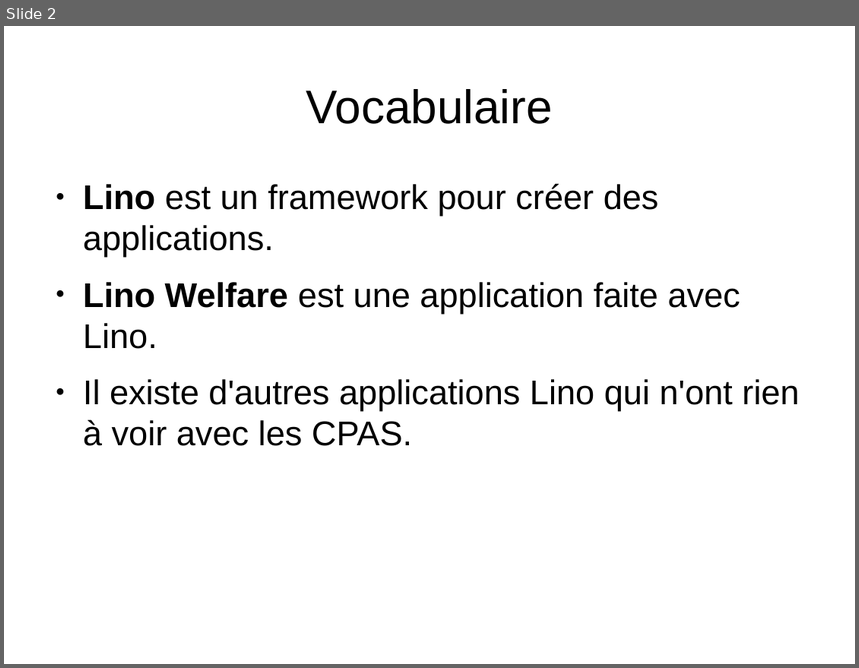
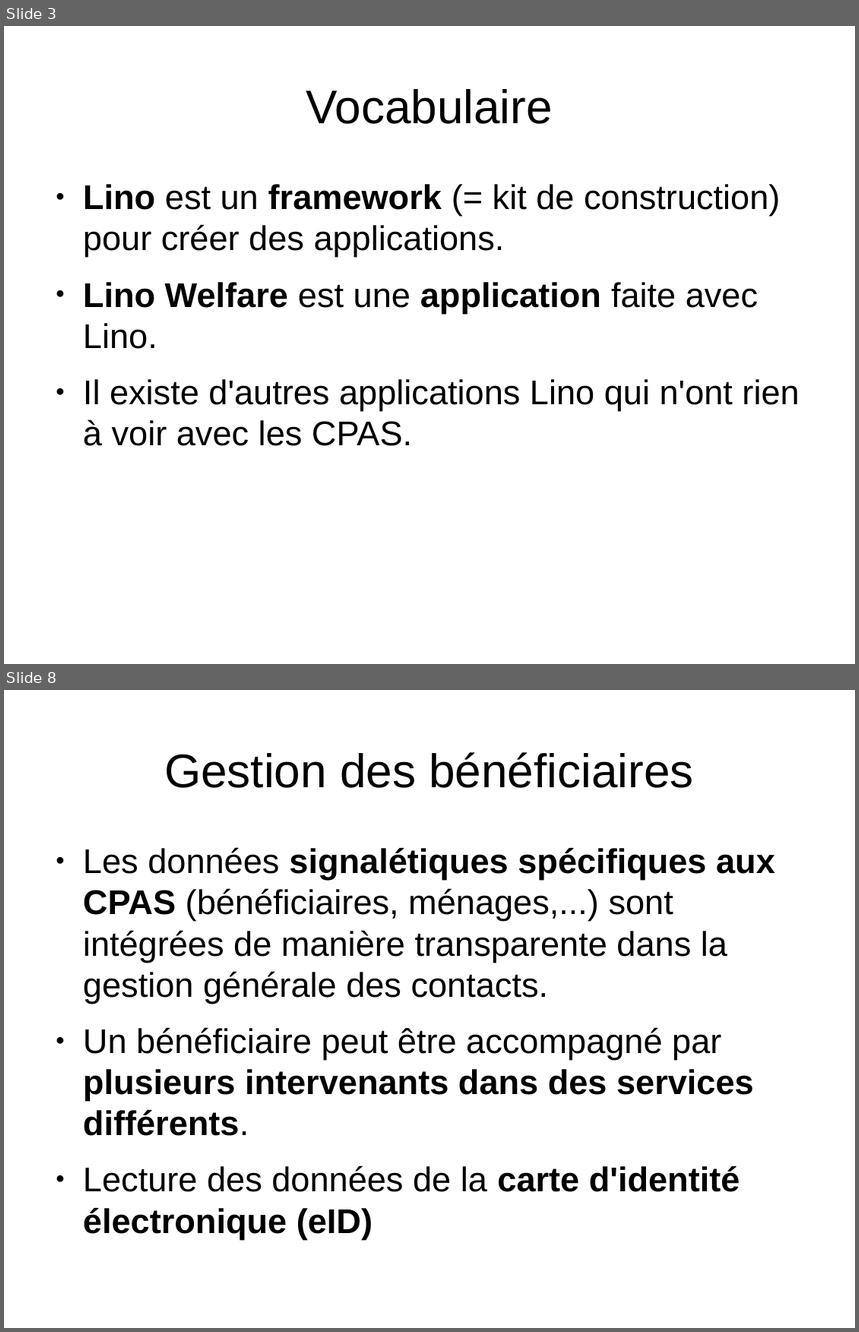
Before and after one commit to lino-framework/welfare, a slide deck: docs_fr/dl/tour_lino_welfare.odp. Shown one above the other, each under a label of ours: slide 2 before the commit, slides 3 and 8 after it; the slides between them are not shown. The pictures are 859x668 and 859x1332 pixels, drawn with LibreOffice and Linux fonts; fonts in the diff are those of the drawing. Boxes give left, top, right and bottom in pixels: in the first picture for what was removed or moved away, otherwise in the second. Text is boxed around its words. In the diff, an @@ line names an element or a change of style, - is before the commit and + after.

```diff
--- a/docs_fr/dl/tour_lino_welfare.odp
+++ b/docs_fr/dl/tour_lino_welfare.odp
@@ slide 8 added at box(4, 690, 855, 1328), background #FFFFFF @@
@@ title added at box(164, 752, 693, 788), 44 pt, text #000000 @@
+Gestion des bénéficiaires
@@ text added at box(83, 847, 775, 1192), 32 pt, text #000000 @@
+● Les données signalétiques spécifiques aux CPAS (bénéficiaires, ménages,...) sont intégrées de manière transparente dans la gestion générale des contacts.
+● Un bénéficiaire peut être accompagné par plusieurs intervenants dans des services différents.
+● Lecture des données de la carte d'identité électronique (eID)
@@ what was slide 2 is now slide 3 @@
@@ slide 3 changed as well @@
@@ text at box(83, 184, 780, 257): text changed @@
-● Lino est un framework pour créer des applications.
+● Lino est un framework (= kit de construction) pour créer des applications.
@@ text at box(83, 282, 758, 349): bold on in "application" @@
```
Also in this commit, not shown: 11 other slides changed, 16 other slides added, 3 other files.
